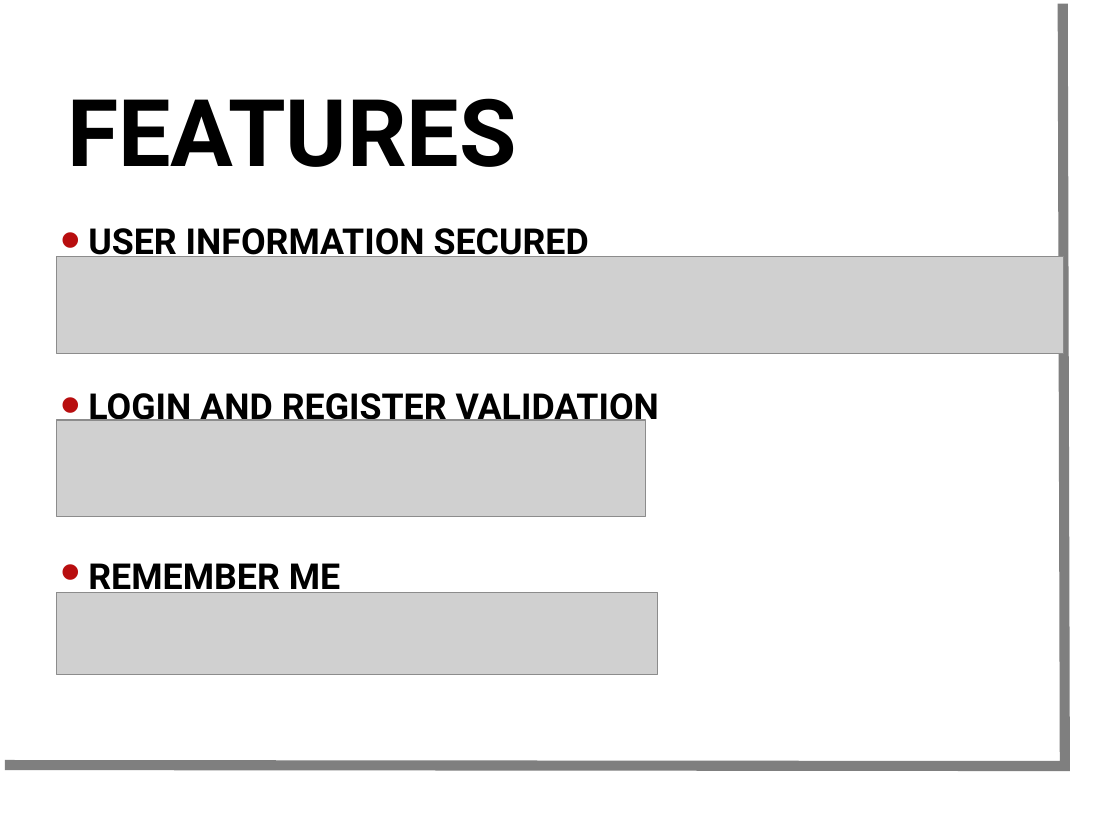
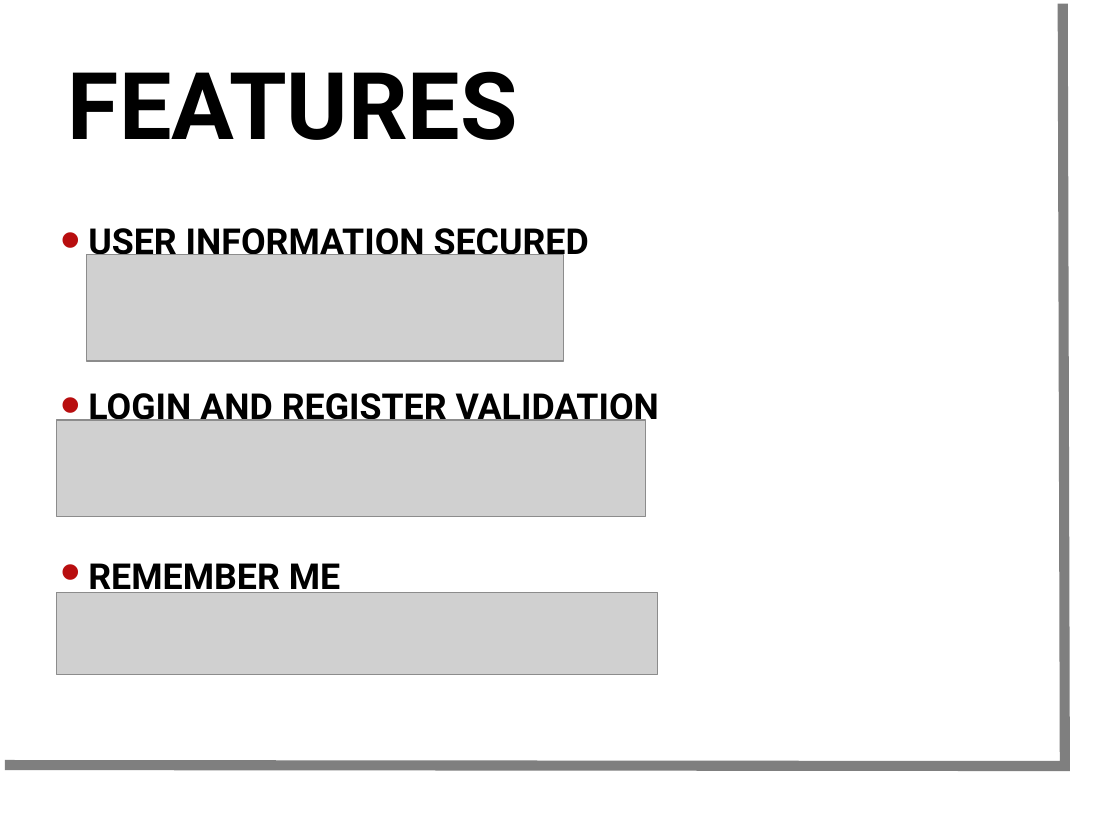
Before and after one commit to brad8419/MercuryProject1, a slide deck: slide 19 of YFTS.ppt. Drawn at 1120x840 pixels with LibreOffice and Linux fonts; fonts in the diff are those of the drawing; grey boxes stand for pictures; background and template pictures are left out. Boxes give left, top, right and bottom in pixels: in the first picture for what was removed or moved away, otherwise in the second. Text is boxed around its words. In the diff, an @@ line names an element or a change of style, - is before the commit and + after.

Commit message:
change password page

```diff
--- a/YFTS.ppt
+++ b/YFTS.ppt
@@ title "FEATURES" moved from (x1=67, y1=98, x2=516, y2=167) to (x1=68, y1=71, x2=517, y2=140) @@
@@ picture resized from (x1=57, y1=256, x2=1064, y2=354) to (x1=86, y1=255, x2=563, y2=362) @@
```
